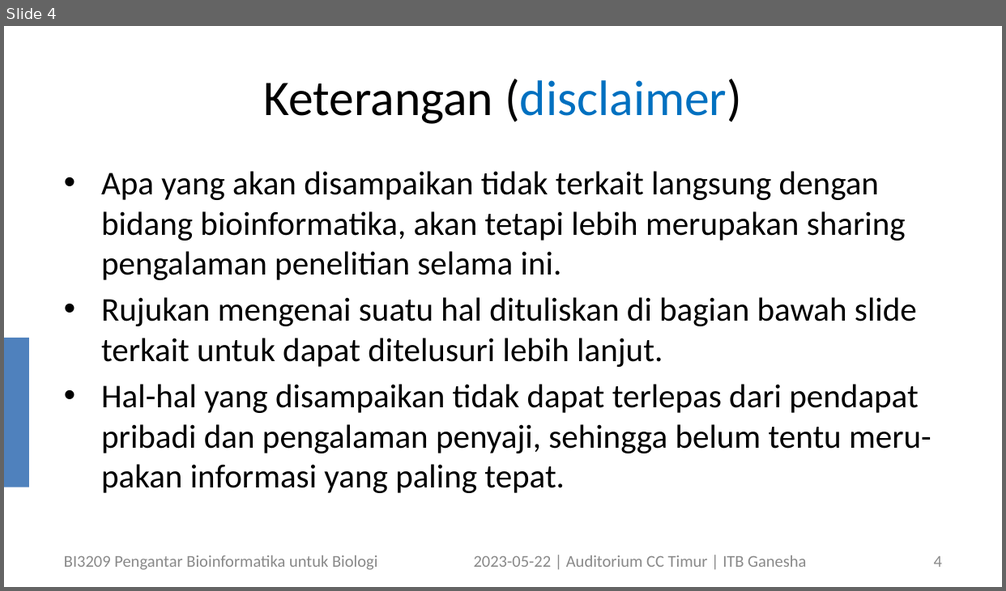
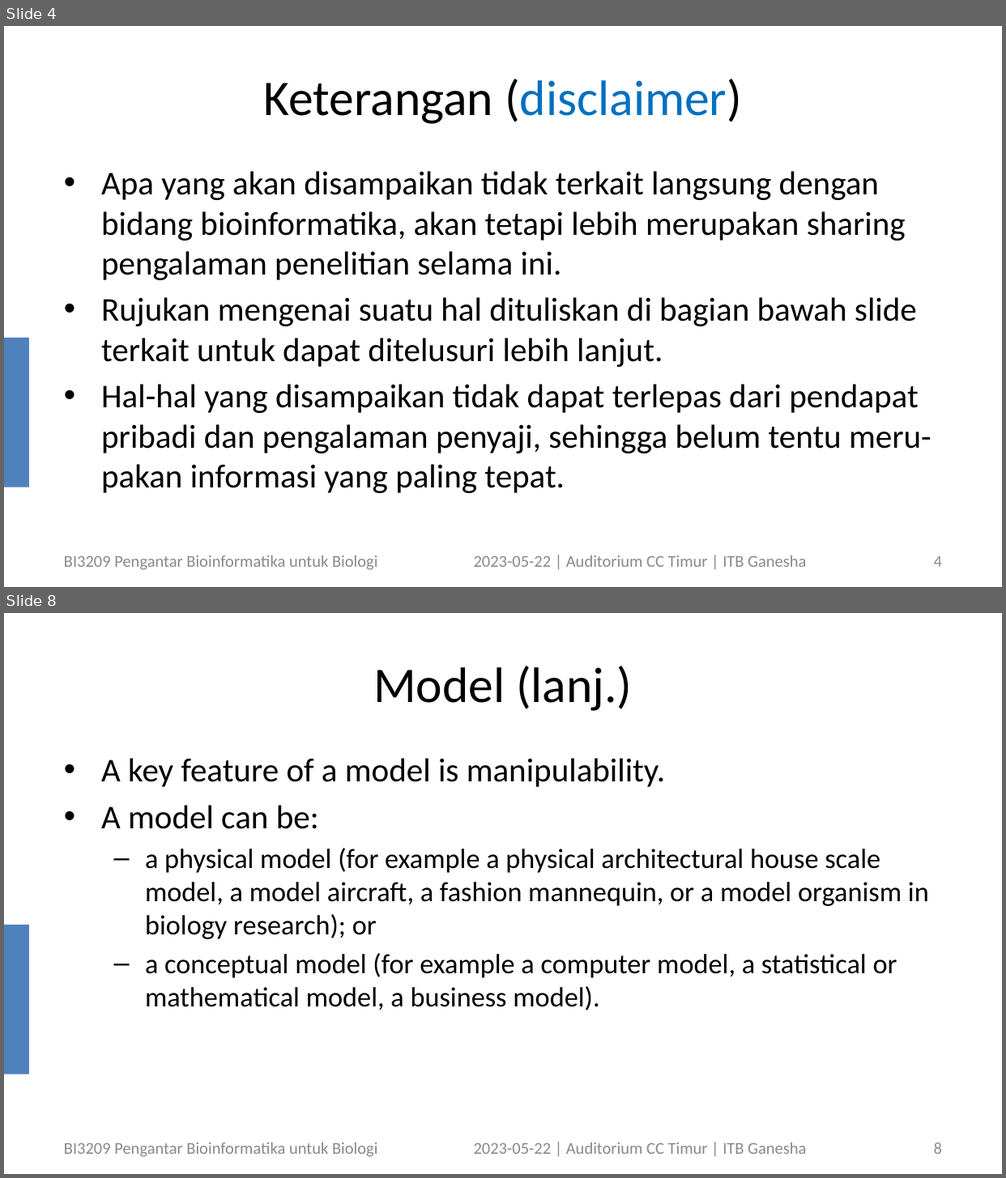
Before and after one commit to dudung/bi3209-00, a slide deck: 17/bi3209_bioinformatics_student_symposium_202305122_v1.pptx. Shown one above the other, each under a label of ours: slide 4 before the commit, slides 4 and 8 after it; the slides between them are not shown. The pictures are 1006x591 and 1006x1178 pixels, drawn with LibreOffice and Linux fonts; fonts in the diff are those of the drawing. Boxes give left, top, right and bottom in pixels: in the first picture for what was removed or moved away, otherwise in the second. Text is boxed around its words. In the diff, an @@ line names an element or a change of style, - is before the commit and + after.

```diff
--- a/17/bi3209_bioinformatics_student_symposium_202305122_v1.pptx
+++ b/17/bi3209_bioinformatics_student_symposium_202305122_v1.pptx
@@ slide 8 added at [4,613,1002,1174], background #FFFFFF; not listed: 1 template element that a slide beside it also shows @@
@@ title added at [373,666,633,711], 36 pt, text #000000 @@
+Model (lanj.)
@@ text added at [101,758,929,1011], 20 pt, text #000000 @@
+• A key feature of a model is manipulability.
+• A model can be:
+  – a physical model (for example a physical architectural house scale model, a model aircraft, a fashion mannequin, or a model organism in biology research); or
+  – a conceptual model (for example a computer model, a statistical or mathematical model, a business model).
@@ text added at [64,1143,378,1157], 12 pt, text #898989 @@
+BI3209 Pengantar Bioinformatika untuk Biologi
@@ text added at [474,1143,806,1154], 12 pt, text #898989 @@
+2023-05-22 | Auditorium CC Timur | ITB Ganesha
@@ page number added at [934,1143,942,1154], 12 pt, text #8C8C8C @@
+8
```
Also in this commit, not shown: 4 slides changed, 6 other slides added.
